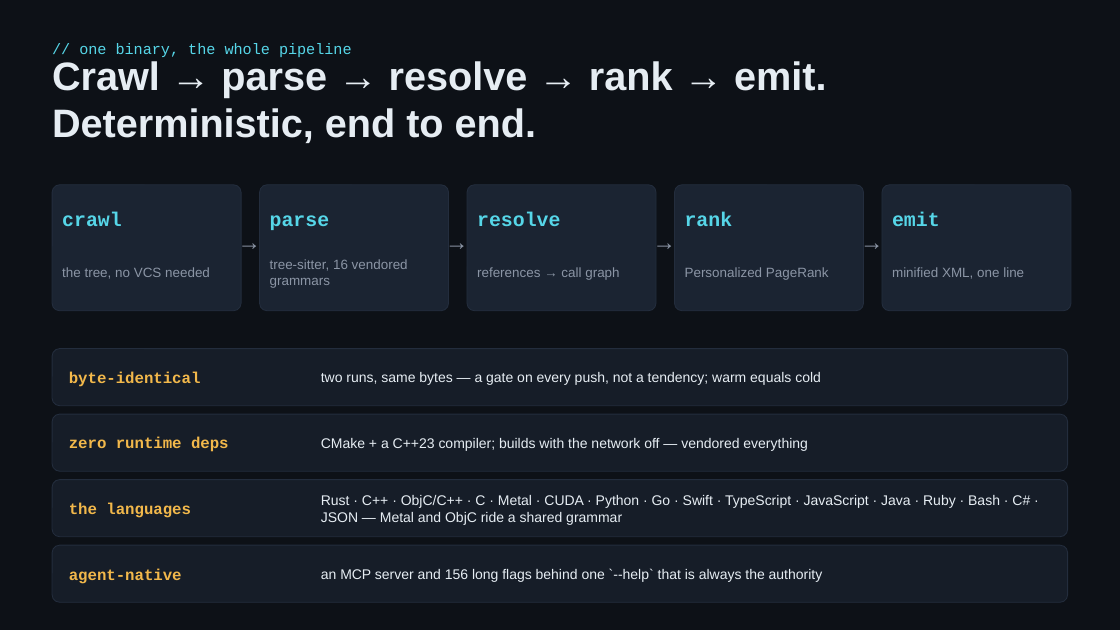
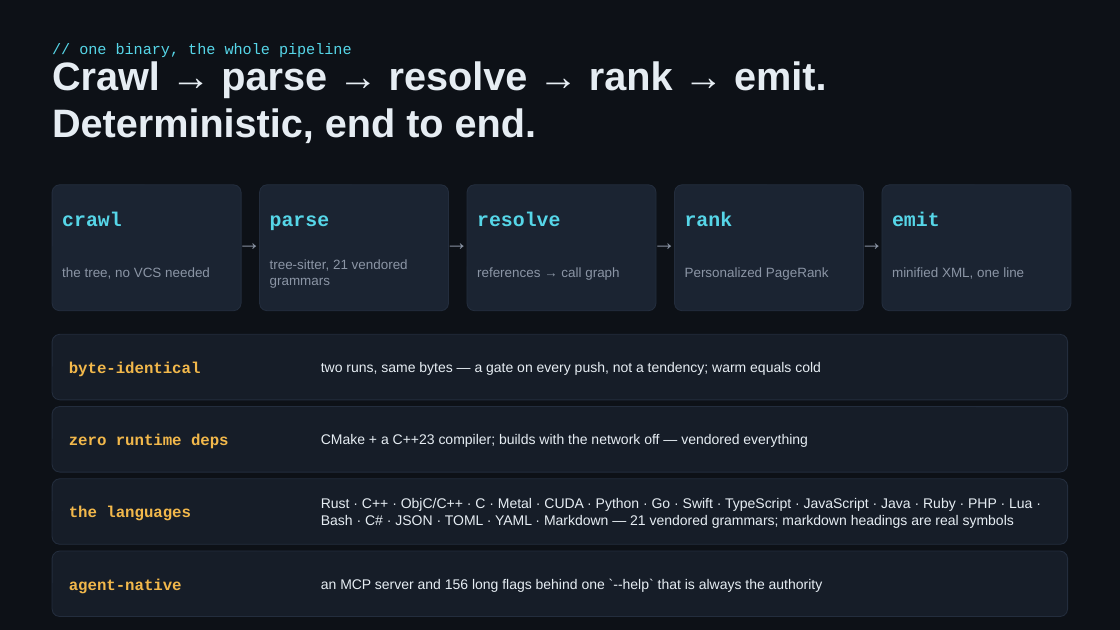
Before and after one commit to redhat-et/ripwire, a slide deck: slide 3 of present/ripwire-showcase.pptx. Drawn at 1120x630 pixels with LibreOffice and Linux fonts; fonts in the diff are those of the drawing. Boxes give left, top, right and bottom in pixels: in the first picture for what was removed or moved away, otherwise in the second. Text is boxed around its words. In the diff, an @@ line names an element or a change of style, - is before the commit and + after.

```diff
--- a/present/ripwire-showcase.pptx
+++ b/present/ripwire-showcase.pptx
@@ text at (270, 259, 408, 288): text changed @@
-tree-sitter, 16 vendored grammars
+tree-sitter, 21 vendored grammars
@@ rounded rectangle: place and size @@
-rounded rectangle at (52, 349, 1068, 406)
+rounded rectangle at (52, 334, 1068, 400)
@@ text "byte-identical": place and size @@
-text "byte-identical" at (69, 371, 201, 387)
+text "byte-identical" at (69, 361, 201, 377)
@@ text "two runs, same bytes — ...": place and size @@
-text "two runs, same bytes — ..." at (321, 372, 821, 385)
+text "two runs, same bytes — ..." at (321, 362, 821, 375)
@@ rounded rectangle: place and size @@
-rounded rectangle at (52, 414, 1068, 471)
+rounded rectangle at (52, 407, 1068, 472)
@@ text "CMake + a C++23 compiler; ...": place and size @@
-text "CMake + a C++23 compiler; ..." at (321, 438, 807, 451)
+text "CMake + a C++23 compiler; ..." at (321, 434, 807, 447)
@@ rounded rectangle: place and size @@
-rounded rectangle at (52, 480, 1068, 537)
+rounded rectangle at (52, 479, 1068, 544)
@@ text "the languages": place and size @@
-text "the languages" at (69, 502, 191, 518)
+text "the languages" at (69, 506, 191, 521)
@@ text at (321, 498, 1032, 528): text changed @@
-Rust · C++ · ObjC/C++ · C · Metal · CUDA · Python · Go · Swift · TypeScript · JavaScript · Java · Ruby · Bash · C# · JSON — Metal and ObjC ride a shared grammar
+Rust · C++ · ObjC/C++ · C · Metal · CUDA · Python · Go · Swift · TypeScript · JavaScript · Java · Ruby · PHP · Lua · Bash · C# · JSON · TOML · YAML · Markdown — 21 vendored grammars; markdown headings are real symbols
@@ proportions changed in 4 elements at (52, 407, 1068, 472), (52, 479, 1068, 544), (52, 334, 1068, 400), (52, 551, 1068, 617) @@
@@ rounded rectangle: place and size @@
-rounded rectangle at (52, 545, 1068, 602)
+rounded rectangle at (52, 551, 1068, 617)
@@ text "agent-native": place and size @@
-text "agent-native" at (69, 568, 182, 584)
+text "agent-native" at (69, 578, 182, 594)
@@ text "an MCP server and 156 ...": place and size @@
-text "an MCP server and 156 ..." at (321, 568, 823, 582)
+text "an MCP server and 156 ..." at (321, 578, 823, 592)
```
Also in this commit, not shown: 11 other slides changed, 3 slides added, 4 other files.
